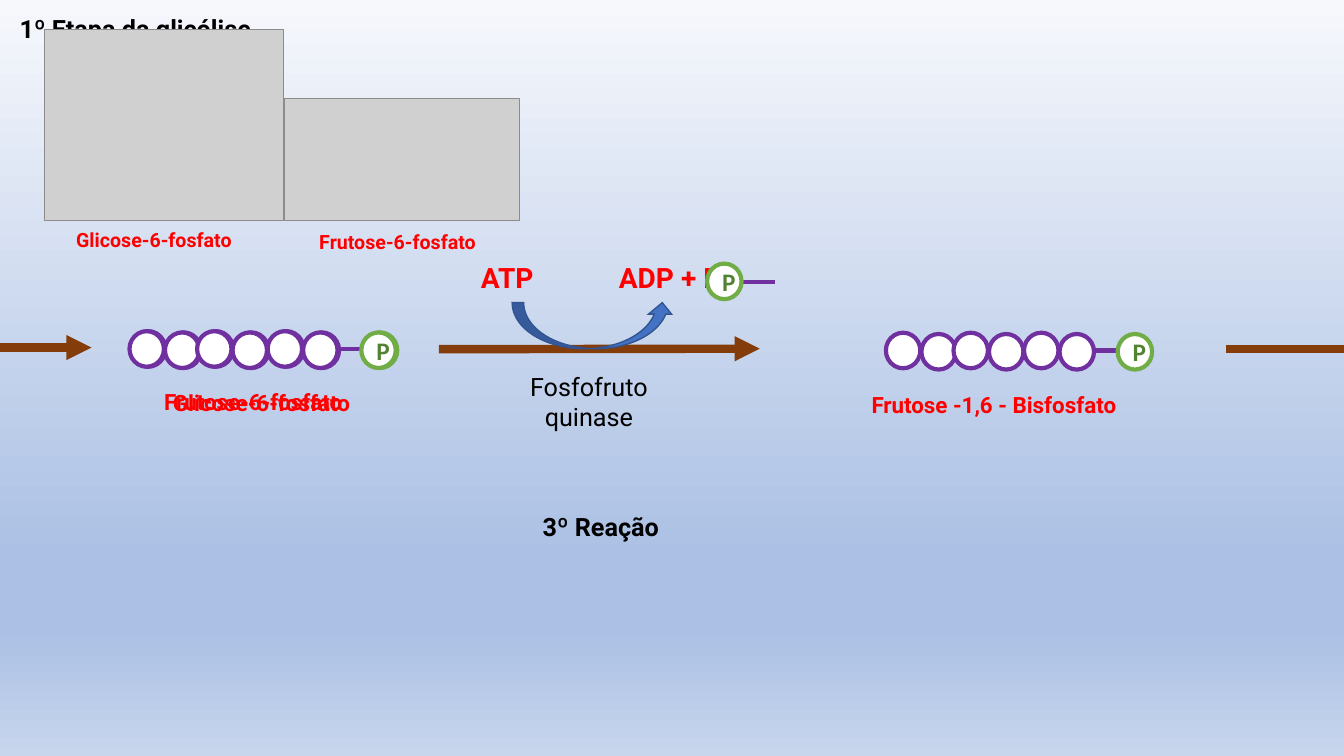
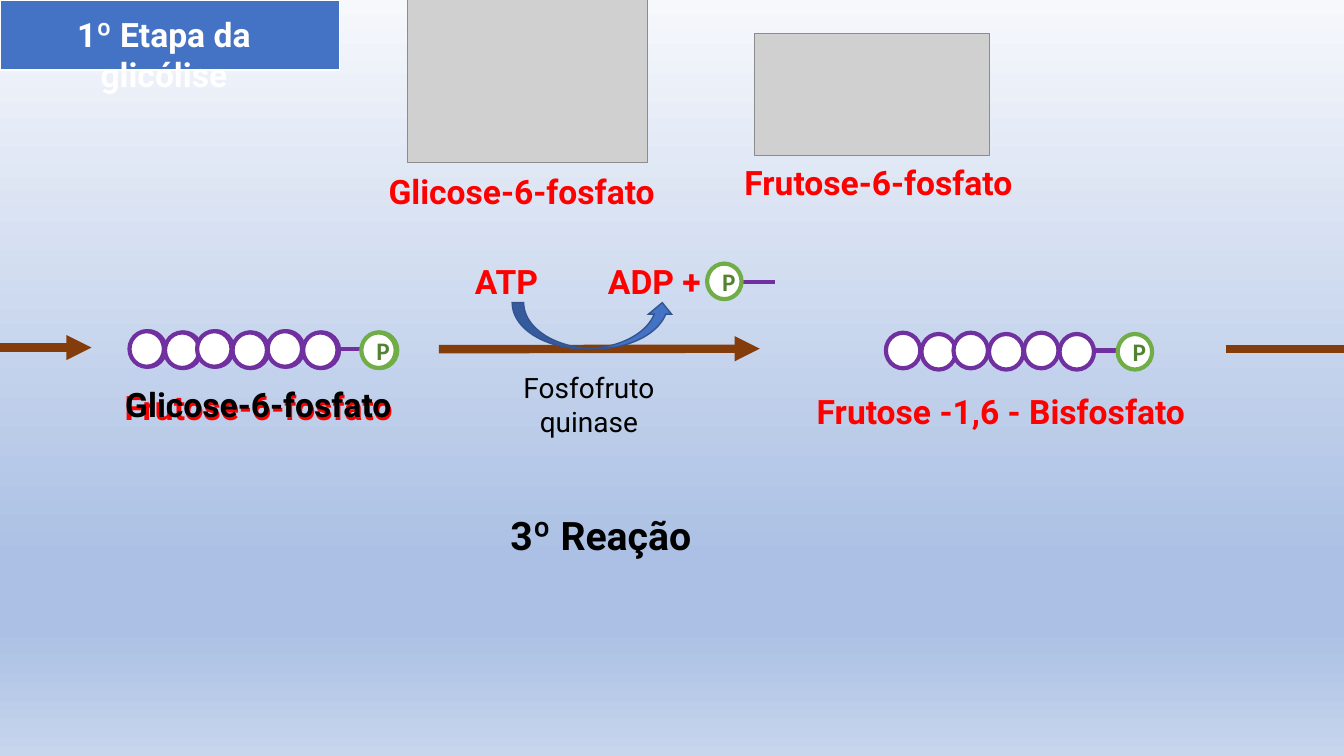
Before and after one commit to daniloasdotcom/Bioquimica-com-Danilo, a slide deck: slide 7 of static/aulas/glicolise.pptx. Drawn at 1344x756 pixels with LibreOffice and Linux fonts; fonts in the diff are those of the drawing; grey boxes stand for pictures. Boxes give left, top, right and bottom in pixels: in the first picture for what was removed or moved away, otherwise in the second. Text is boxed around its words. In the diff, an @@ line names an element or a change of style, - is before the commit and + after.

```diff
--- a/static/aulas/glicolise.pptx
+++ b/static/aulas/glicolise.pptx
@@ text "1º Etapa da glicólise" at box(77, 22, 251, 69): size 18 to 24 pt, text colour #000000 to #FFFFFF @@
@@ rectangle added at box(0, 0, 340, 70), fill #4472C4, outline #FFFFFF 1 pt @@
@@ picture: place and size @@
-picture at box(44, 30, 284, 221)
+picture at box(407, 0, 647, 163)
@@ picture: place and size @@
-picture at box(285, 99, 520, 220)
+picture at box(755, 34, 990, 155)
@@ text "Glicose-6-fosfato": place and size @@
-text "Glicose-6-fosfato" at box(76, 232, 231, 248)
+text "Glicose-6-fosfato" at box(389, 178, 655, 205)
@@ text "Glicose-6-fosfato" at box(389, 178, 655, 205): size 14 to 24 pt @@
@@ text "Frutose-6-fosfato" at box(744, 169, 1012, 196): size 14 to 24 pt @@
@@ text "Frutose-6-fosfato": place and size @@
-text "Frutose-6-fosfato" at box(319, 234, 476, 250)
+text "Frutose-6-fosfato" at box(744, 169, 1012, 196)
@@ text "ATP" at box(475, 270, 538, 303): size 20 to 24 pt @@
@@ text "ADP + Pi": place and size @@
-text "ADP + Pi" at box(619, 262, 728, 295)
+text "ADP + Pi" at box(608, 264, 740, 303)
@@ text "ADP + Pi" at box(608, 264, 740, 303): size 20 to 24 pt @@
@@ text "Frutose-6-fosfato" at box(125, 391, 393, 421): size 16 to 24 pt @@
@@ text "Glicose-6-fosfato": place and size @@
-text "Glicose-6-fosfato" at box(173, 393, 350, 412)
+text "Glicose-6-fosfato" at box(125, 391, 391, 421)
@@ text "Glicose-6-fosfato" at box(125, 391, 391, 421): size 16 to 24 pt, text colour #FF0000 to #000000 @@
@@ text "Frutose-6-fosfato": place and size @@
-text "Frutose-6-fosfato" at box(164, 393, 342, 412)
+text "Frutose-6-fosfato" at box(125, 391, 393, 421)
@@ text "Fosfofruto quinase" at box(523, 376, 654, 438): size 18 to 20 pt @@
@@ text "Frutose -1,6 - Bisfosfato": place and size @@
-text "Frutose -1,6 - Bisfosfato" at box(872, 396, 1117, 417)
+text "Frutose -1,6 - Bisfosfato" at box(817, 398, 1185, 430)
@@ text "Frutose -1,6 - Bisfosfato" at box(817, 398, 1185, 430): size 16 to 24 pt @@
@@ text "3º Reação" at box(510, 520, 692, 559): size 18 to 28 pt @@
```
Also in this commit, not shown: 18 other slides changed, 1 other file.
